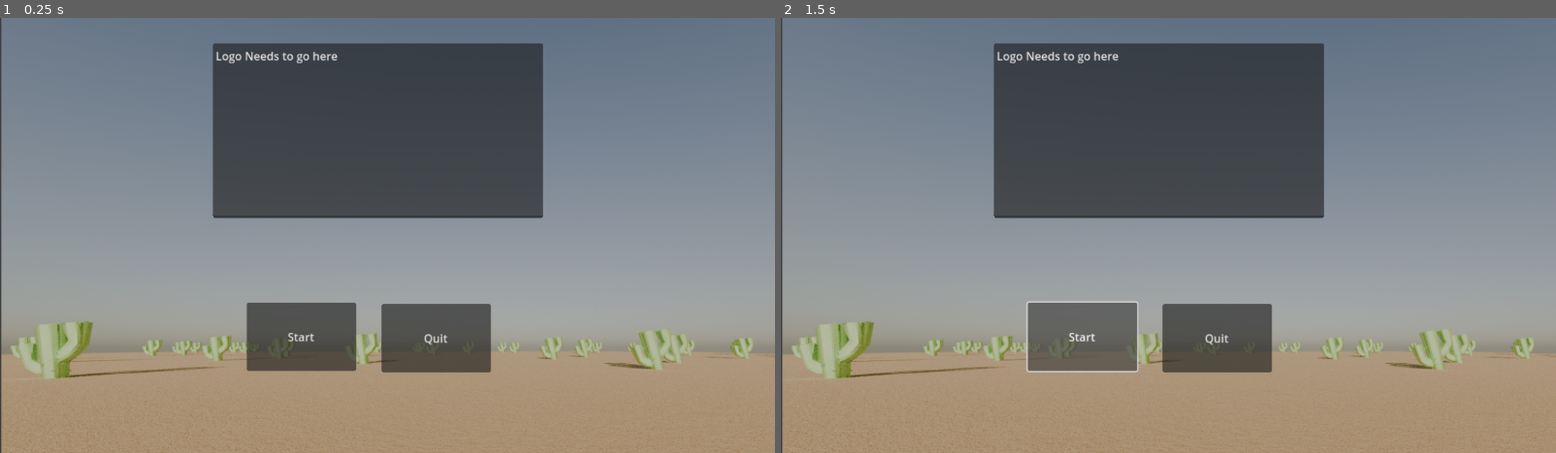
Above: before the commit, frames 1-2 (left to right).
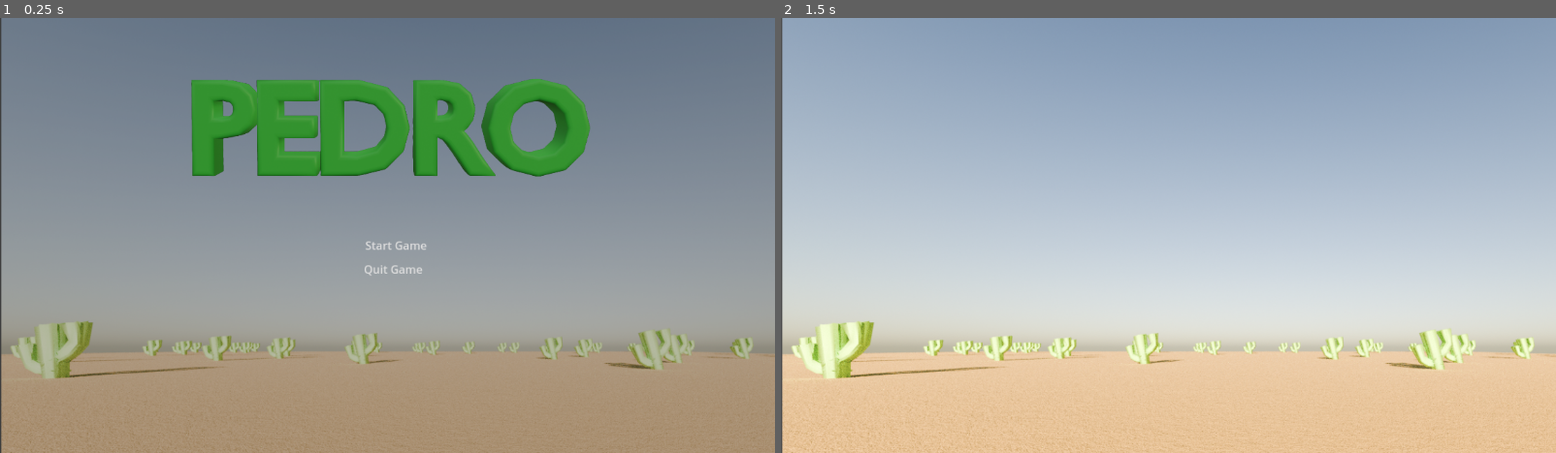
Above: after the commit, the same moments.

Repository: Burns3y/Pedro
Game: Godot game, scene res://scenes/levels/level 1.tscn
Two runs of this game, one before a commit and one after it. Both use one fixed random seed, a clock stepped at 60 frames per second and the inputs below.
Inputs (mouse positions are in pixels of both pictures, inside the frame that each line leads up to):
- Up to frame 1 (0.25 s): no input
- Up to frame 2 (1.5 s): click "Start" (after the commit: "Start Game") at 0.5 s; click (1083, 335) at 1.25 s, where only the run before the commit has a clickable "Start"

The runs differ from the first frame. In frame 1, 23% of the frame differs, in the area x 24-77%, y 5-82%; in frame 2, 100%, in the area x 0-100%, y 0-100%.

Commit message:
Start screen COMPLETE

Diff:
--- a/scenes/levels/Start Screen/start_screen.gd
+++ b/scenes/levels/Start Screen/start_screen.gd
@@ -1,7 +1,18 @@
 extends Node2D
 
+var SIGNAL = "false"
+
 func _on_start_button_pressed():
-	print("pressed started")
+	SIGNAL = "true"
+
 
 func _on_quit_button_pressed():
 	get_tree().quit()
+
+
+var SPEED = 0.2
+
+func _physics_process(delta):
+	if SIGNAL == "true":
+		position.y += SPEED
+		SPEED = -1000
--- a/scenes/levels/Start Screen/start_screen.tscn
+++ b/scenes/levels/Start Screen/start_screen.tscn
@@ -1,35 +1,42 @@
-[gd_scene load_steps=2 format=3 uid="uid://chksvnkh4bye7"]
+[gd_scene load_steps=3 format=3 uid="uid://chksvnkh4bye7"]
 
 [ext_resource type="Script" path="res://scenes/levels/Start Screen/start_screen.gd" id="1_gr0yc"]
+[ext_resource type="Texture2D" uid="uid://cmc3d1tg8mw81" path="res://assets/start screen/file (1).png" id="2_qo5hh"]
 
 [node name="Start_Screen" type="Node2D"]
 script = ExtResource("1_gr0yc")
 
 [node name="Panel" type="Panel" parent="."]
 self_modulate = Color(1, 1, 1, 0.501961)
-offset_right = 1171.0
-offset_bottom = 686.0
+offset_left = -7.0
+offset_top = -36.0
+offset_right = 1164.0
+offset_bottom = 650.0
 
 [node name="start_button" type="Button" parent="."]
-offset_left = 384.0
-offset_top = 408.0
-offset_right = 539.0
-offset_bottom = 505.0
-text = "Start"
+offset_left = 548.0
+offset_top = 311.0
+offset_right = 644.0
+offset_bottom = 342.0
+text = "Start Game"
+flat = true
+icon_alignment = 1
 
 [node name="quit_button" type="Button" parent="."]
-offset_left = 575.0
-offset_top = 410.0
-offset_right = 730.0
-offset_bottom = 507.0
-text = "Quit"
+offset_left = 546.0
+offset_top = 345.0
+offset_right = 639.0
+offset_bottom = 376.0
+text = "Quit Game"
+flat = true
+icon_alignment = 1
+expand_icon = true
 
-[node name="logo_place_holder" type="TextEdit" parent="."]
-offset_left = 336.0
-offset_top = 40.0
-offset_right = 804.0
-offset_bottom = 288.0
-text = "Logo Needs to go here "
+[node name="File(1)" type="Sprite2D" parent="."]
+modulate = Color(0.67471, 1, 0.594779, 1)
+position = Vector2(593, 138)
+scale = Vector2(0.411765, 0.411765)
+texture = ExtResource("2_qo5hh")
 
 [connection signal="pressed" from="start_button" to="." method="_on_start_button_pressed"]
 [connection signal="pressed" from="quit_button" to="." method="_on_quit_button_pressed"]
Binary file added: assets/start screen/file (1).png
Not shown, added: assets/start screen/file (1).png.import
Binary file added: scenes/levels/Start Screen/file (1).png
Not shown, added: scenes/levels/Start Screen/file (1).png.import
